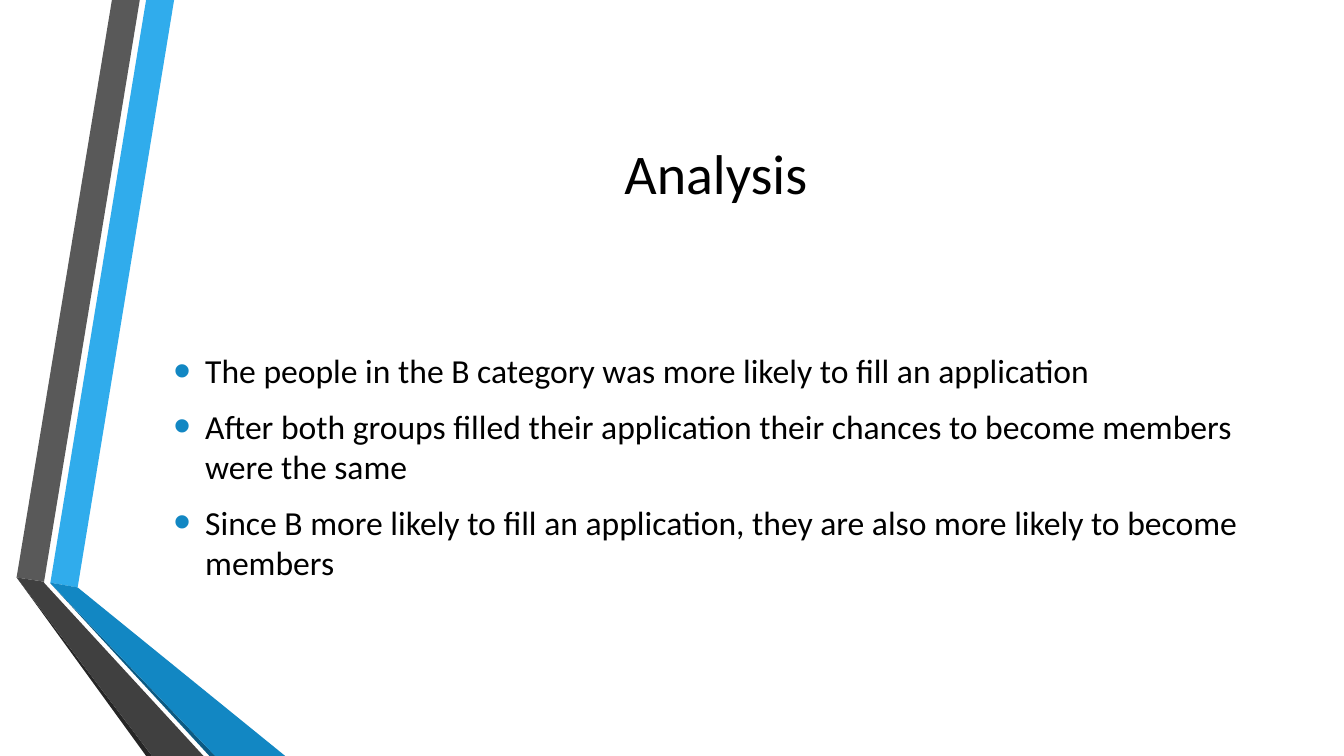
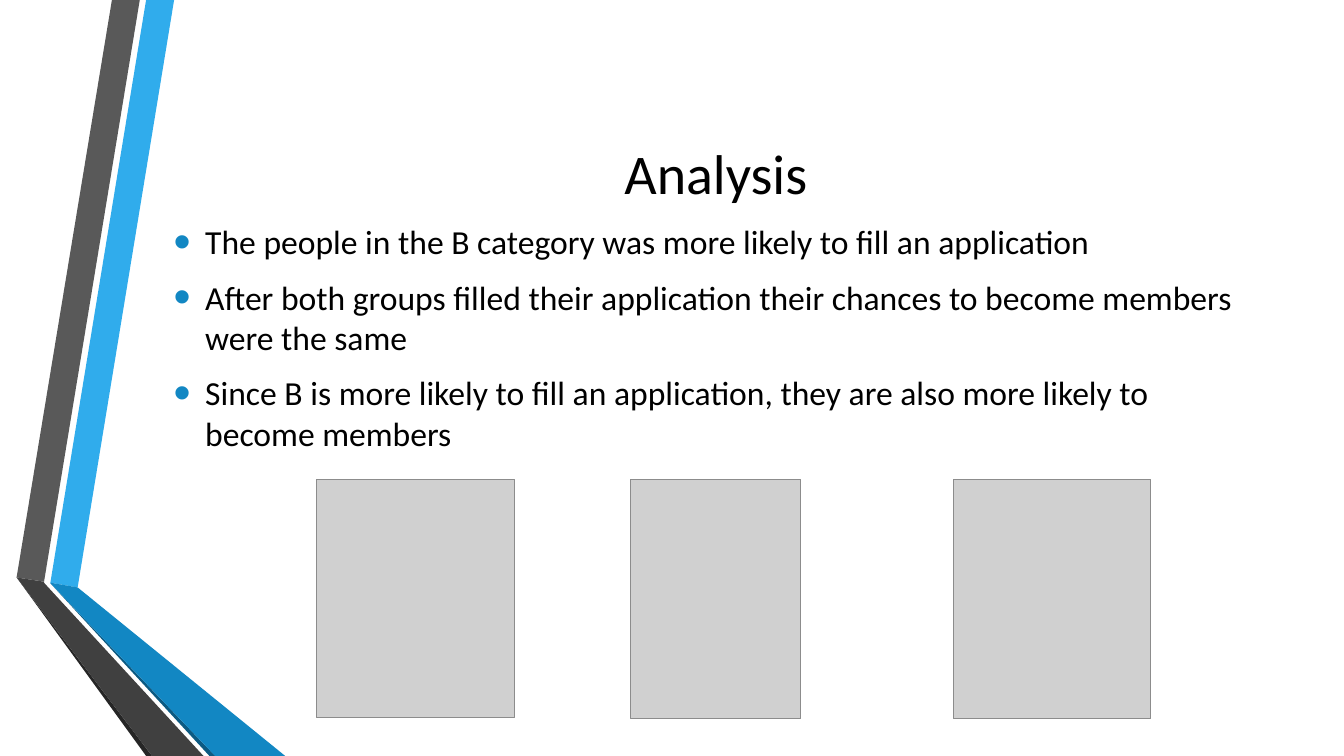
Before and after one commit to nsinghsingh/LB2_MH_Schwer, a slide deck: slide 3 of MuscleHub_AB_Test.pptx. Drawn at 1344x756 pixels with LibreOffice and Linux fonts; fonts in the diff are those of the drawing; grey boxes stand for pictures; background and template pictures are left out. Boxes give left, top, right and bottom in pixels: in the first picture for what was removed or moved away, otherwise in the second. Text is boxed around its words. In the diff, an @@ line names an element or a change of style, - is before the commit and + after.

Commit message:
Add images

```diff
--- a/MuscleHub_AB_Test.pptx
+++ b/MuscleHub_AB_Test.pptx
@@ text "The people in the B ...": place and size @@
-text "The people in the B ..." at box(205, 359, 1237, 576)
+text "The people in the B ..." at box(205, 230, 1231, 447)
@@ text at box(205, 381, 1148, 447): text changed @@
-• Since B more likely to fill an application, they are also more likely to become members
+• Since B is more likely to fill an application, they are also more likely to become members
@@ picture added at box(317, 479, 515, 718) @@
@@ picture added at box(631, 479, 802, 719) @@
@@ picture added at box(954, 479, 1151, 719) @@
```
